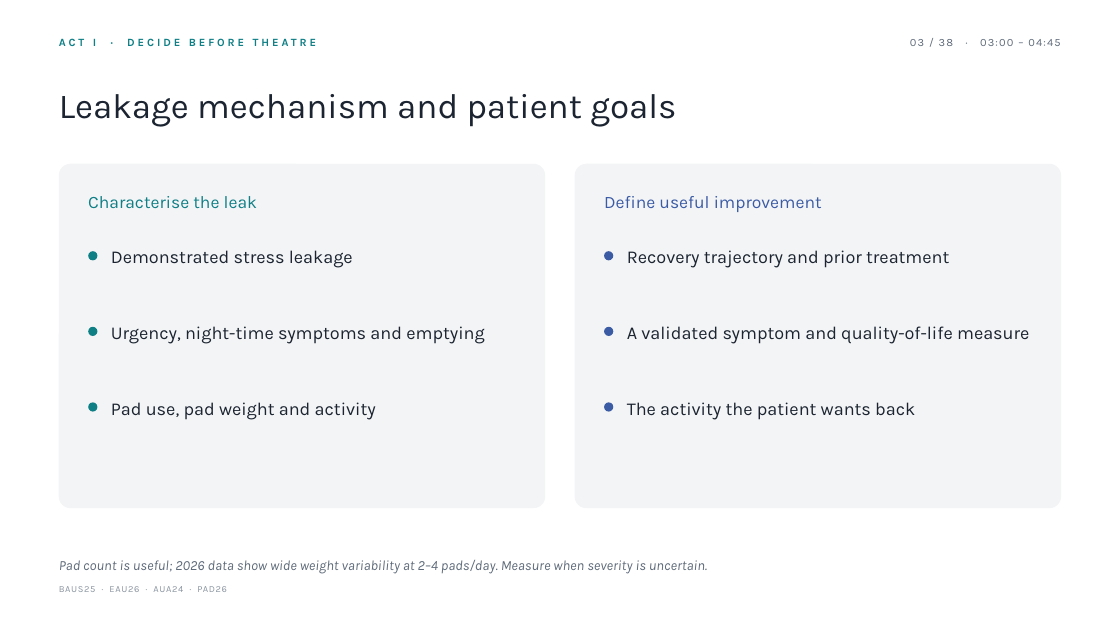
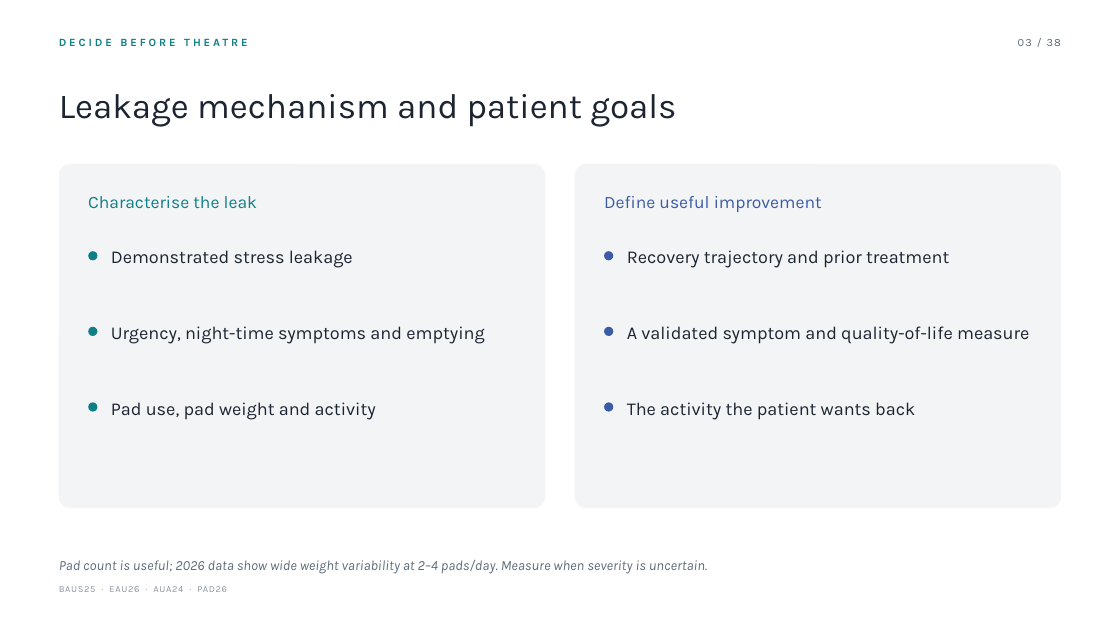
Before and after one commit to nityjr-ctrl/aus-presentation, a slide deck: slide 5 of presentation/AUS-teaching-deck.pptx. Drawn at 1120x630 pixels with LibreOffice and Linux fonts; fonts in the diff are those of the drawing. Boxes give left, top, right and bottom in pixels: in the first picture for what was removed or moved away, otherwise in the second. Text is boxed around its words. In the diff, an @@ line names an element or a change of style, - is before the commit and + after.

```diff
--- a/presentation/AUS-teaching-deck.pptx
+++ b/presentation/AUS-teaching-deck.pptx
@@ text at bbox=[59, 38, 247, 46]: text changed @@
-ACT I · DECIDE BEFORE THEATRE
+DECIDE BEFORE THEATRE
@@ text at bbox=[1018, 39, 1061, 46]: text changed @@
-03 / 38 · 03:00 – 04:45
+03 / 38
```
Also in this commit, not shown: 50 other slides changed, 10 other files.
